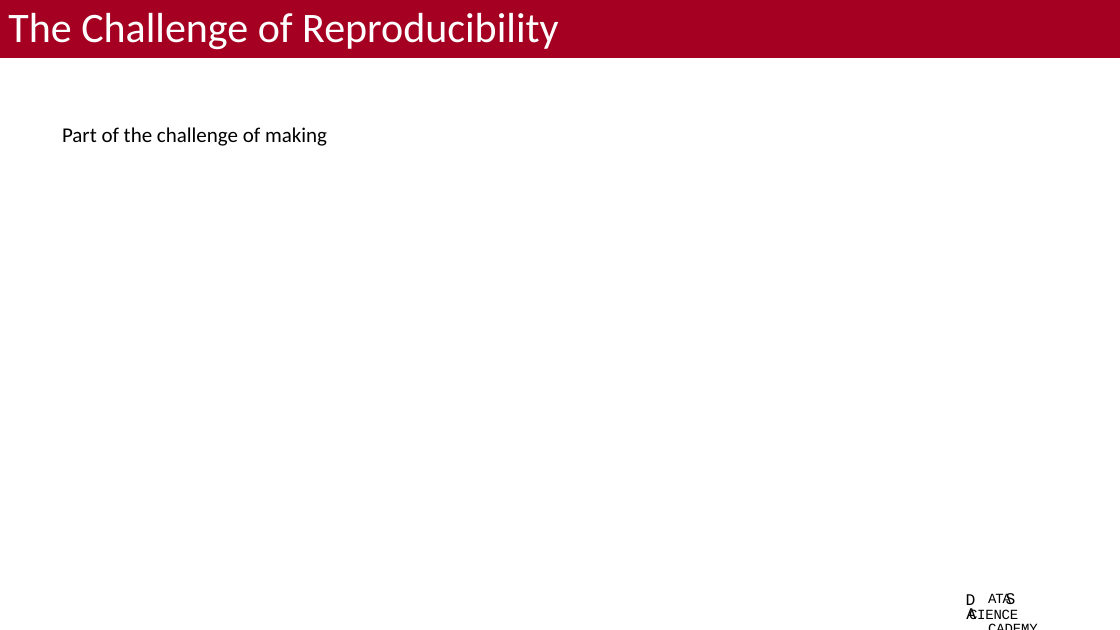
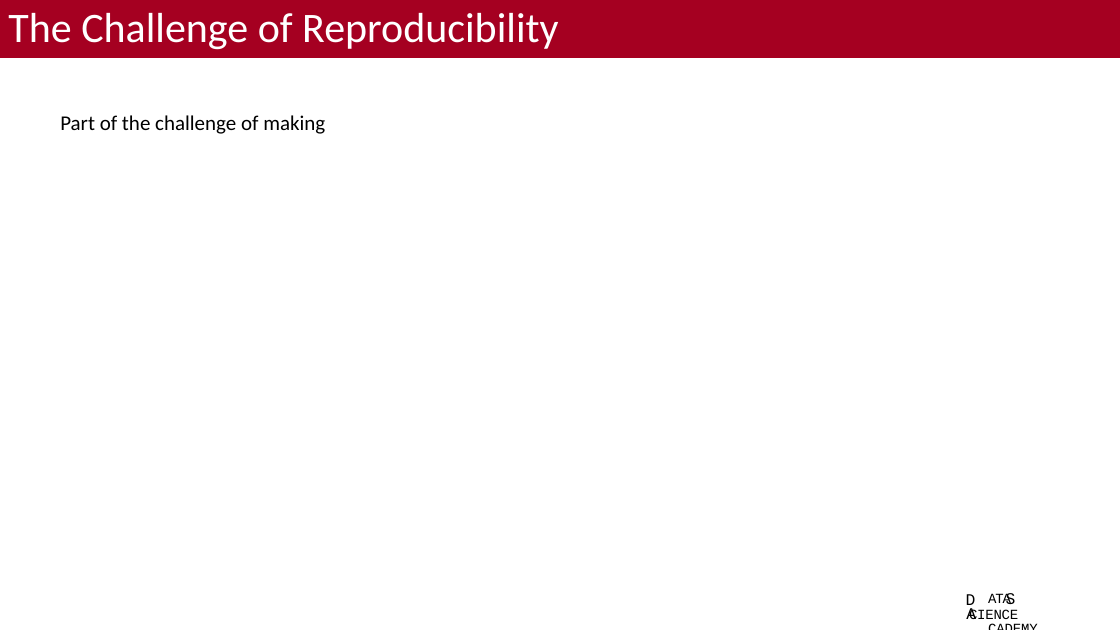
Before and after one commit to bacorli2/scrna_workshop, a slide deck: slide 10 of M7_Summary/M7_Best_Practices.pptx (slide 9 before the commit). Drawn at 1120x630 pixels with LibreOffice and Linux fonts; fonts in the diff are those of the drawing; background and template pictures are left out. Boxes give left, top, right and bottom in pixels: in the first picture for what was removed or moved away, otherwise in the second. Text is boxed around its words. In the diff, an @@ line names an element or a change of style, - is before the commit and + after.

```diff
--- a/M7_Summary/M7_Best_Practices.pptx
+++ b/M7_Summary/M7_Best_Practices.pptx
@@ text "Part of the challenge of ...": place and size @@
-text "Part of the challenge of ..." at [62,127,327,146]
+text "Part of the challenge of ..." at [60,115,325,134]
```
Also in this commit, not shown: 3 other slides changed, 1 slide added, 1 other file.
